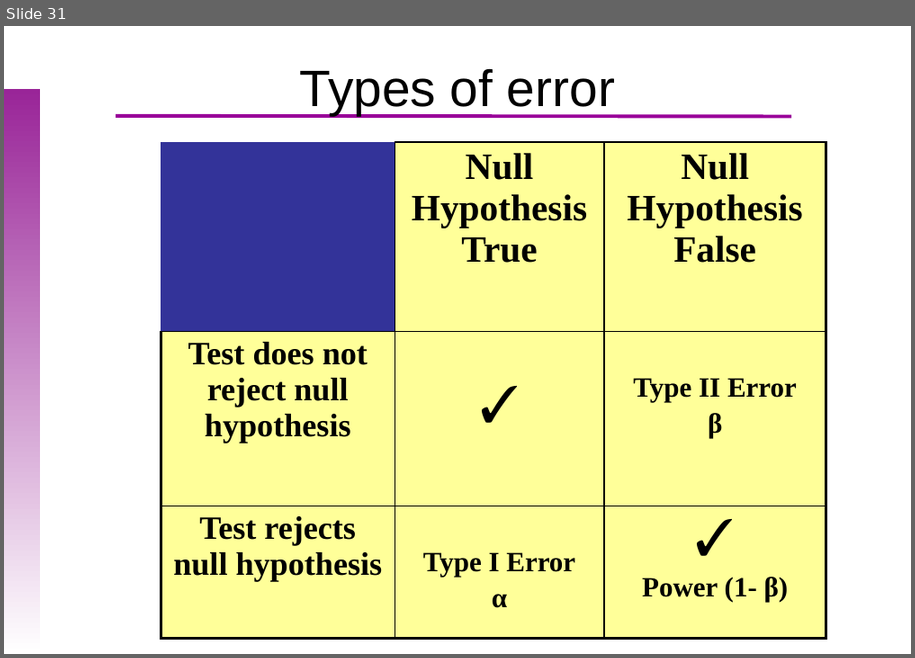
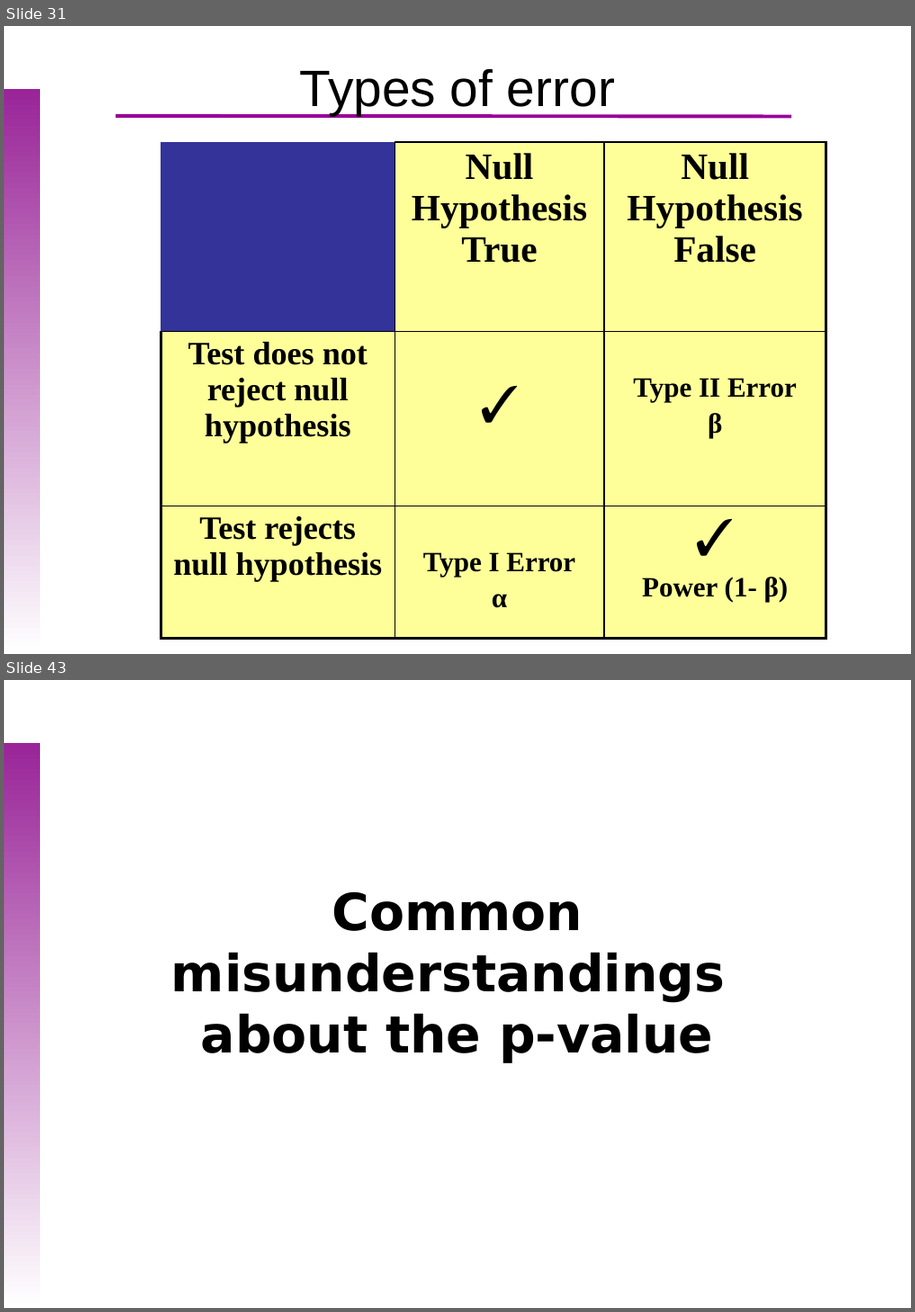
Before and after one commit to uebvhir/Course_Basic_Statistics_2019, a slide deck: Sessio_6/EBB_2018_Session_6_Hypothesis_tests.pptx. Shown one above the other, each under a label of ours: slide 31 before the commit, slides 31 and 43 after it; the slides between them are not shown. The pictures are 915x658 and 915x1312 pixels, drawn with LibreOffice and Linux fonts; fonts in the diff are those of the drawing; background and template pictures are left out. Boxes give left, top, right and bottom in pixels: in the first picture for what was removed or moved away, otherwise in the second. Text is boxed around its words. In the diff, an @@ line names an element or a change of style, - is before the commit and + after.

```diff
--- a/Sessio_6/EBB_2018_Session_6_Hypothesis_tests.pptx
+++ b/Sessio_6/EBB_2018_Session_6_Hypothesis_tests.pptx
@@ slide 43 added at (x1=4, y1=680, x2=911, y2=1308), background #FFFFFF; not listed: 1 template element that a slide beside it also shows @@
@@ title added at (x1=171, y1=892, x2=726, y2=1063), 44 pt, text #000000, bold @@
+Common misunderstandings
+about the p-value
```
Also in this commit, not shown: 5 slides changed, 7 other slides added, 2 slides removed, 15 other files.
